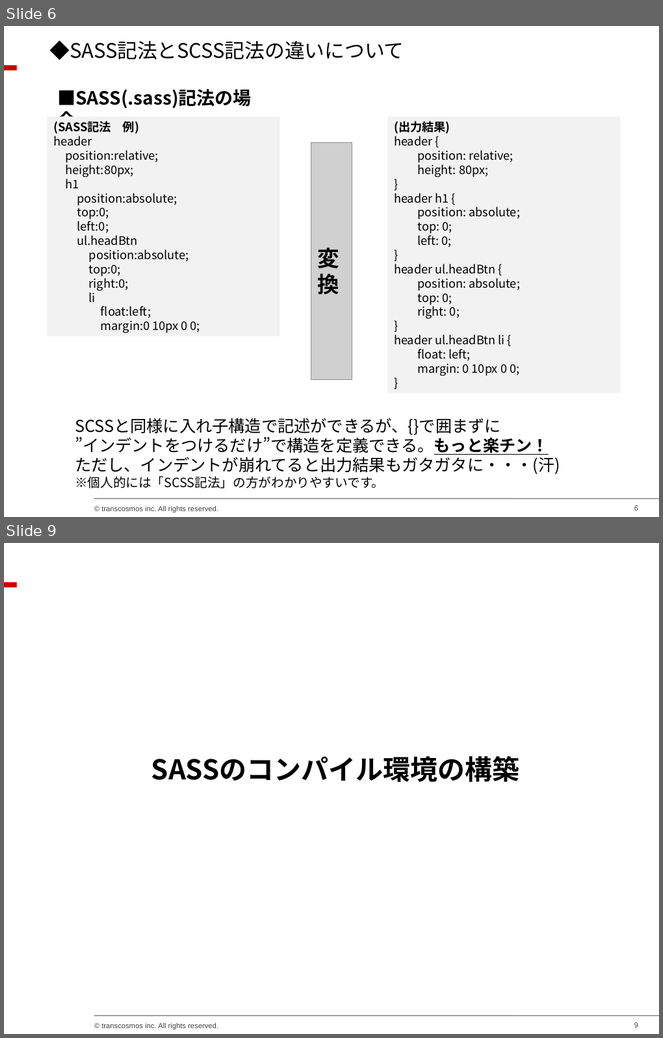
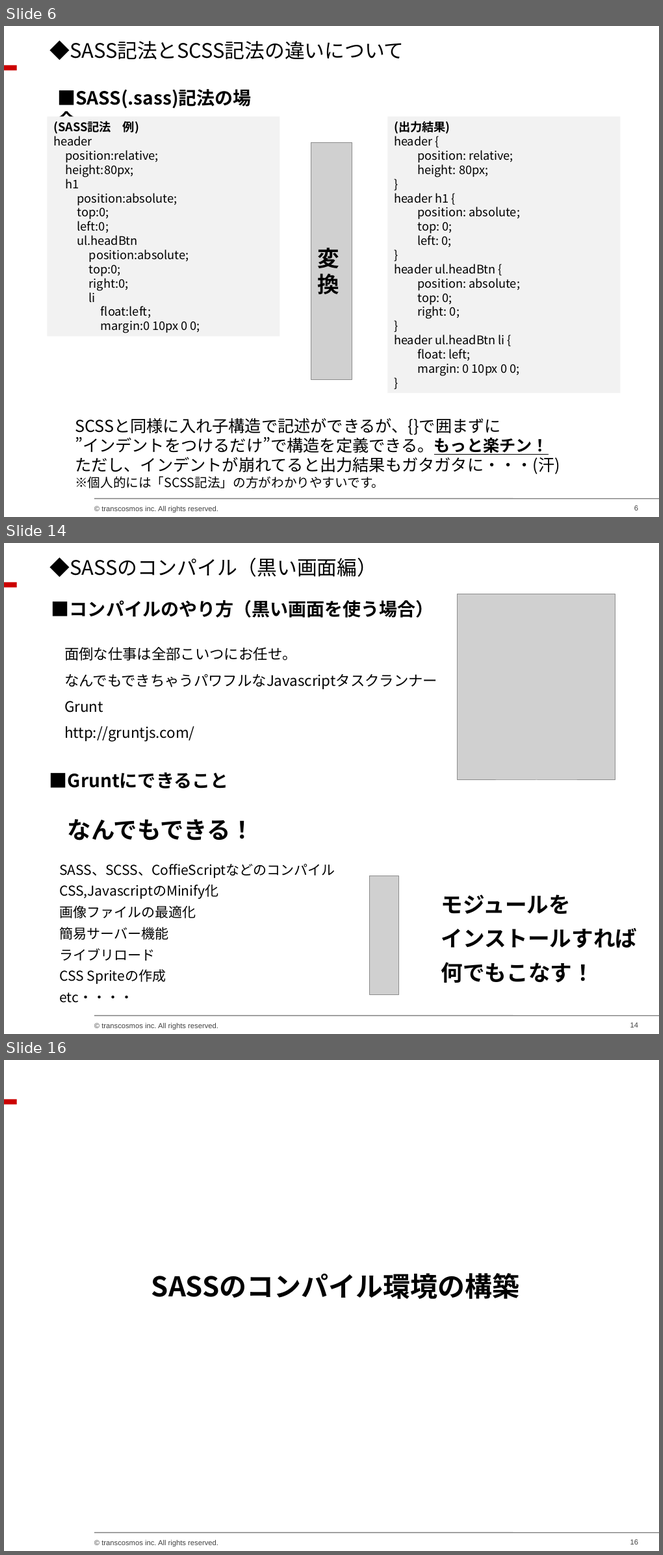
Before and after one commit to chieeeeno/my_common_files, a slide deck: docs/SASS勉強会資料/SASS勉強会資料.ppt. Shown one above the other, each under a label of ours: slides 6 and 9 before the commit, slides 6, 14 and 16 after it; the slides between them are not shown. The pictures are 663x1038 and 663x1555 pixels, drawn with LibreOffice and Linux fonts; fonts in the diff are those of the drawing; grey boxes stand for pictures; background and template pictures are left out. Boxes give left, top, right and bottom in pixels: in the first picture for what was removed or moved away, otherwise in the second. Text is boxed around its words. In the diff, an @@ line names an element or a change of style, - is before the commit and + after.

```diff
--- a/docs/SASS勉強会資料/SASS勉強会資料.ppt
+++ b/docs/SASS勉強会資料/SASS勉強会資料.ppt
@@ slide 14 added at (x1=4, y1=543, x2=659, y2=1034), background #FFFFFF; not listed: 4 template elements that a slide beside it also shows @@
@@ text added at (x1=50, y1=557, x2=377, y2=577), 22 pt, text #000000 @@
+◆SASSのコンパイル（黒い画面編）
@@ text added at (x1=51, y1=600, x2=434, y2=618), 20 pt, text #000000, bold @@
+■コンパイルのやり方（黒い画面を使う場合）
@@ picture added at (x1=458, y1=594, x2=615, y2=780) @@
@@ text added at (x1=64, y1=647, x2=438, y2=742), 16 pt, text #000000 @@
+面倒な仕事は全部こいつにお任せ。
+なんでもできちゃうパワフルなJavascriptタスクランナー
+Grunt
+http://gruntjs.com/
@@ text added at (x1=50, y1=772, x2=229, y2=789), 20 pt, text #000000, bold @@
+■Gruntにできること
@@ text added at (x1=68, y1=819, x2=254, y2=841), 26 pt, text #000000, bold @@
+なんでもできる！
@@ text added at (x1=59, y1=864, x2=335, y2=1003), 15 pt, text #000000 @@
+SASS、SCSS、CoffieScriptなどのコンパイル
+CSS,JavascriptのMinify化
+画像ファイルの最適化
+簡易サーバー機能
+ライブリロード
+CSS Spriteの作成
+etc・・・・
@@ picture added at (x1=369, y1=876, x2=399, y2=995) @@
@@ text added at (x1=441, y1=895, x2=638, y2=983), 24 pt, text #000000, bold @@
+モジュールを
+インストールすれば
+何でもこなす！
@@ what was slide 9 is now slide 16 @@
@@ page number at (x1=631, y1=1540, x2=638, y2=1545): text changed @@
-9
+16
```
Also in this commit, not shown: 2 slides changed, 7 other slides added, 1 slide removed, 2 other files.
